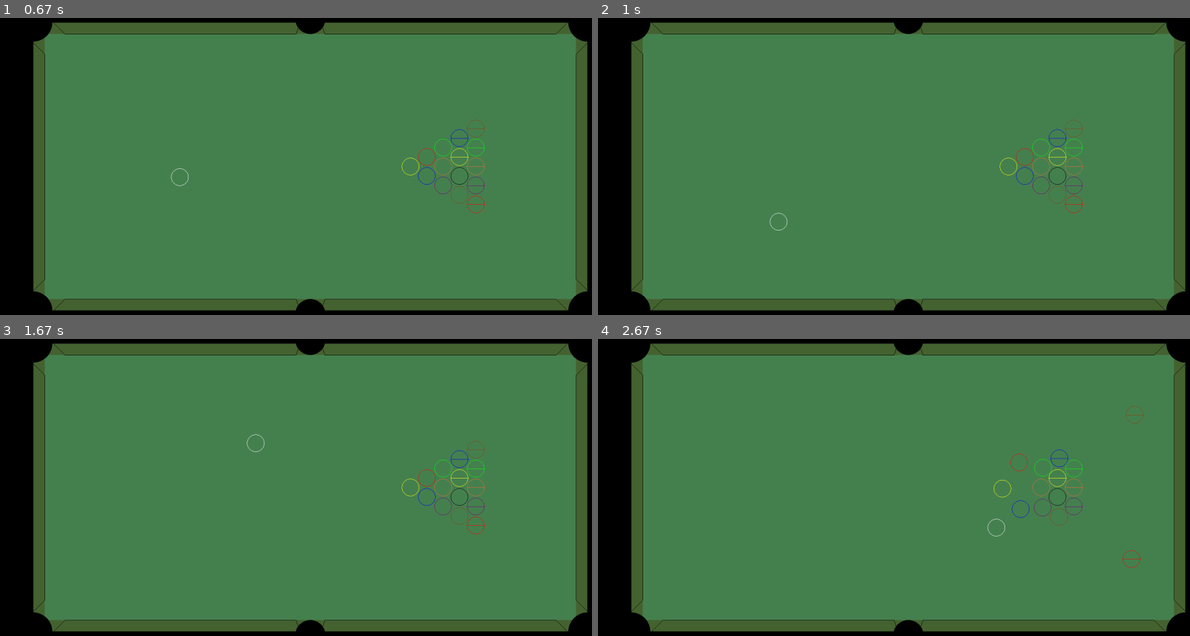
Above: before the commit, frames 1-4 (two rows, left to right).
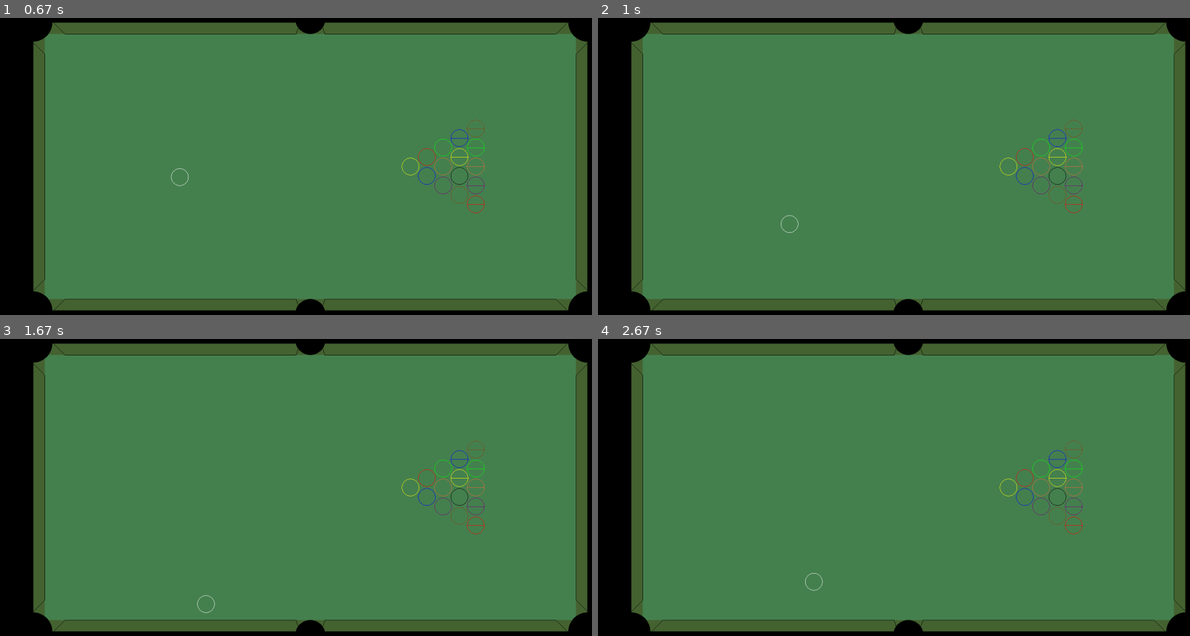
Above: after the commit, the same moments.

Repository: czarobxm/bilard
Game: pygame game, started from bilard/billiard.py
The game is run twice, just before and just after one commit, with the same random seed, the same clock (stepped at 60 frames per second) and the same inputs.
Inputs (mouse positions are in pixels of both pictures, inside the frame that each line leads up to):
- Up to frame 1 (0.67 s): press the mouse at (71, 130) at 0.37 s; move the mouse to (136, 193) at 0.47 s; release the mouse at (201, 255) at 0.6 s
- Up to frame 2 (1 s): press the mouse at (669, 130) at 0.7 s; move the mouse to (680, 193) at 0.8 s; release the mouse at (692, 258) at 0.93 s
- Up to frame 3 (1.67 s): press the mouse at (71, 451) at 1.03 s; move the mouse to (189, 410) at 1.13 s; release the mouse at (313, 368) at 1.27 s; press the mouse at (71, 451) at 1.37 s; move the mouse to (236, 404) at 1.47 s; release the mouse at (408, 359) at 1.6 s
- Up to frame 4 (2.67 s): press the mouse at (669, 451) at 1.7 s; move the mouse to (846, 537) at 1.8 s; release the mouse at (1018, 621) at 1.93 s; click (1142, 535) at 2.08 s; press the mouse at (669, 451) at 2.6 s

Frame 1 is identical in both runs. In frame 2, less than 0.1% of the frame differs, in the area x 28-34%, y 65-73%; in frame 3, less than 0.1%; in frame 4, 0.5%, in the area x 34-93%, y 22-85%.

Commit message:
update
update collision handlerów, nie można ruszyć się białą kulą, gdy ta się rusza

Diff:
--- a/bilard/ball.py
+++ b/bilard/ball.py
@@ -19,18 +19,25 @@
         pygame.draw.circle( screen , self.color , convert_coordinates(self.body.position) , SIZE_BALL , True , False , False , False)
         pygame.draw.line( screen , self.color , convert_coordinates(self.body.position - (SIZE_BALL,0)) , convert_coordinates(self.body.position + (SIZE_BALL,0)))
 
+    def add_to_pymunk_space(self,space):
+        space.add(self.body, self.shape)
+
+    def remove_from_pymunk_space(self, pymunk_space):
+        pymunk_space.remove(self.body, self.shape)
+
+    def add_collision(self,space):
+        space.add_collision_handler(0, self.shape.collision_type).post_solve = self.in_hole
+
     def in_hole(self, arbiter, space, data):
         self.body.position = ( 3 * SIZE_BALL, 2 * (SIZE_BALL + 2) * self.shape.collision_type + SIZE_BALL)
         self.body.velocity = (0,0)
-
-
-    def add_to_pymunk_space(self,space):
-        space.add(self.body, self.shape)
+        self.remove_from_pymunk_space(space)
 
     def moving(self):
         if self.body.velocity[0] == 0 and self.body.velocity[1] == 0:
             return True
         return False
+
 
 class BallFulls():
     def __init__(self, center, color, collision_type):
@@ -52,12 +59,19 @@
     def hit_ball(self, power):
         self.body.apply_force_at_local_point(power)
 
+    def add_to_pymunk_space(self,pymunk_space):
+        pymunk_space.add(self.body, self.shape)
+
+    def remove_from_pymunk_space(self, pymunk_space):
+        pymunk_space.remove(self.body, self.shape)
+
+    def add_collision(self,space):
+        space.add_collision_handler(0, self.shape.collision_type).post_solve = self.in_hole
+
     def in_hole(self, arbiter, space, data):
         self.body.position = ( 3 * SIZE_BALL, 2 * (SIZE_BALL + 2) * self.shape.collision_type + SIZE_BALL)
         self.body.velocity = (0,0)
-
-    def add_to_pymunk_space(self,pymunk_space):
-        pymunk_space.add(self.body, self.shape)
+        self.remove_from_pymunk_space(space)
 
     def moving(self):
         if self.body.velocity[0] == 0 and self.body.velocity[1] == 0:
--- a/bilard/billiard.py
+++ b/bilard/billiard.py
@@ -4,60 +4,9 @@
 from ball   import *
 from table  import *
 from hole   import *
-#from colision_handlers import *
 
 class Game():
-
-    def add_collision_handlers(self, pymunk_space):
-        handler_yellow_full_hole    = pymunk_space.add_collision_handler(0, 1)
-        handler_blue_full_hole      = pymunk_space.add_collision_handler(0, 2)
-        handler_red_full_hole       = pymunk_space.add_collision_handler(0, 3)
-        handler_purple_full_hole    = pymunk_space.add_collision_handler(0, 4)
-        handler_orange_full_hole    = pymunk_space.add_collision_handler(0, 5)
-        handler_green_full_hole     = pymunk_space.add_collision_handler(0, 6)
-        handler_brown_full_hole     = pymunk_space.add_collision_handler(0, 7)
-        handler_black_full_hole     = pymunk_space.add_collision_handler(0, 8)
-
-        handler_yellow_stripes_hole = pymunk_space.add_collision_handler(0, 9)
-        handler_blue_stripes_hole   = pymunk_space.add_collision_handler(0, 10)
-        handler_red_stripes_hole    = pymunk_space.add_collision_handler(0, 11)
-        handler_purple_stripes_hole = pymunk_space.add_collision_handler(0, 12)
-        handler_orange_stripes_hole = pymunk_space.add_collision_handler(0, 13)
-        handler_green_stripes_hole  = pymunk_space.add_collision_handler(0, 14)
-        handler_brown_stripes_hole  = pymunk_space.add_collision_handler(0, 15)
-
-        handler_white_full_hole     = pymunk_space.add_collision_handler(0, 16)
-
-
-
-        all_handlers = [handler_yellow_full_hole, handler_blue_full_hole,
-                        handler_red_full_hole, handler_purple_full_hole,
-                        handler_orange_full_hole, handler_green_full_hole,
-                        handler_brown_full_hole, handler_black_full_hole,
-                        handler_yellow_stripes_hole, handler_blue_stripes_hole,
-                        handler_red_stripes_hole, handler_purple_stripes_hole,
-                        handler_orange_stripes_hole, handler_green_stripes_hole,
-                        handler_brown_stripes_hole, handler_white_full_hole]
-
-        for i in range(0,16):
-            all_handlers[i].post_solve = all_balls[i].in_hole
-
-    def moving(self, ball): # CHECKING IF BALLS ARE MOVING | TRUE IF BALLs ARE MOVING
-        if ball.body.velocity[0] == 0 and ball.body.velocity[1] == 0:
-            return False
-        else:
-            return True
-
-    def friction_force(self, ball):    # SLOWING THE BALLS DOWN
-        if  ball.body.velocity[0] > 0.2 or ball.body.velocity[1] > 0.2 or ball.body.velocity[0] < -0.2 or ball.body.velocity[1] < -0.2:
-            ball.body.velocity -= ball.body.velocity * 0.0098
-        else:
-            ball.body.velocity = 0,0
-
-    def mouse_pos(self):
-            return pygame.mouse.get_pos() # pobieranie pozycji myszki
-
-    def __init__(self):
+    def __init__(self): # DEFINING PYGAME, PYGAME SCREEN, PYMUNK SPACE, PYGAME CLOCK
         pygame.init()               # start pygame
         self.pymunk_space  = pymunk.Space()     # initialize pymunk physics
         self.pygame_screen = pygame.display.set_mode(SCREEN_SIZE)
@@ -66,19 +15,64 @@
 
         self.game()
 
-    def check_events(self):
+    def check_events(self): # CONTROL SETTINGS
         for event in pygame.event.get():
+            # QUITTING PYGAME
             if event.type == pygame.QUIT:
                 self.close()
+
+            # MOVING WHITE BALL BY CHANGING ITS VELOCITY
+
+            if event.type == pygame.MOUSEBUTTONUP:
+                if self.stopped():
+                    x = convert_coordinates(self.mouse_pos())
+                    white_ball_full.body.velocity =1/50 * (x-white_ball_full.body.position)
+
+
+    def close(self): # CLOSING PYGAME
+        pygame.quit()
+        sys.exit(0)
+
+
+    def draw(self): # DRAWING GANE ON SCREEN
+        table.draw(self.pygame_screen)
+
+        for hole in all_holes:
+            hole.draw(self.pygame_screen)
+
+        for ball in all_balls:
+            ball.draw(self.pygame_screen)
+
+    def refresh_screen(self):
+        pygame.display.update()
+        self.dt = self.clock.tick(FRAMERATE) * FRAMERATE / 1000
+
+
+    def mouse_pos(self): # GETTIN MOUSE POSITION
+        return pygame.mouse.get_pos() # pobieranie pozycji myszki
+
+    def stopped(self): # CHECKING IF BALLS ARE MOVING | FALSE IF BALLs ARE MOVING
+        for ball in all_balls:
+            if ball.body.velocity[0] != 0 or ball.body.velocity[1] != 0:
+                return False
+        print("stoją")
+        return True
+
+    def make_move(self):
+        for event in pygame.event.get():
             if event.type == pygame.MOUSEBUTTONUP:
                 x = convert_coordinates(self.mouse_pos())
-                #white_ball_full.body.apply_impulse_at_local_point(x-white_ball_full.body.position, (0,0)) # coś się psuje po uderzeniu białą w inną kulę
                 white_ball_full.body.velocity =1/50 * (x-white_ball_full.body.position)
 
 
-    def close(self):
-        pygame.quit()
-        sys.exit(0)
+
+    def friction_force(self, ball):    # SLOWING THE BALLS DOWN
+        if  ball.body.velocity[0] > 0.2 or ball.body.velocity[1] > 0.2 or ball.body.velocity[0] < -0.2 or ball.body.velocity[1] < -0.2:
+            ball.body.velocity -= ball.body.velocity * 0.0098
+        else:
+            ball.body.velocity = 0,0
+
+
 
     def add_objects_to_pymunk(self, all_balls, table):
         table.add_to_pymunk_space(self.pymunk_space)
@@ -89,20 +83,10 @@
         for ball in all_balls:
             ball.add_to_pymunk_space(self.pymunk_space)
 
-        self.add_collision_handlers(self.pymunk_space)
+        for ball in all_balls:
+            ball.add_collision(self.pymunk_space)
 
-    def refresh_screen(self):
-        pygame.display.update()
-        self.dt = self.clock.tick(FRAMERATE) * FRAMERATE / 1000
 
-    def draw(self):
-        table.draw(self.pygame_screen)
-
-        for hole in all_holes:
-            hole.draw(self.pygame_screen)
-
-        for ball in all_balls:
-            ball.draw(self.pygame_screen)
 
 
     def game(self):
@@ -113,12 +97,16 @@
             self.pymunk_space.step(1)
 
             self.check_events()
+
             self.draw()
             self.refresh_screen()
 
+            if not self.stopped():
+                for ball in all_balls:
+                    print(ball.body.velocity)
+
             for ball in all_balls:
-                if self.moving(ball):
-                    self.friction_force(ball)
+                self.friction_force(ball)
 
 
 
